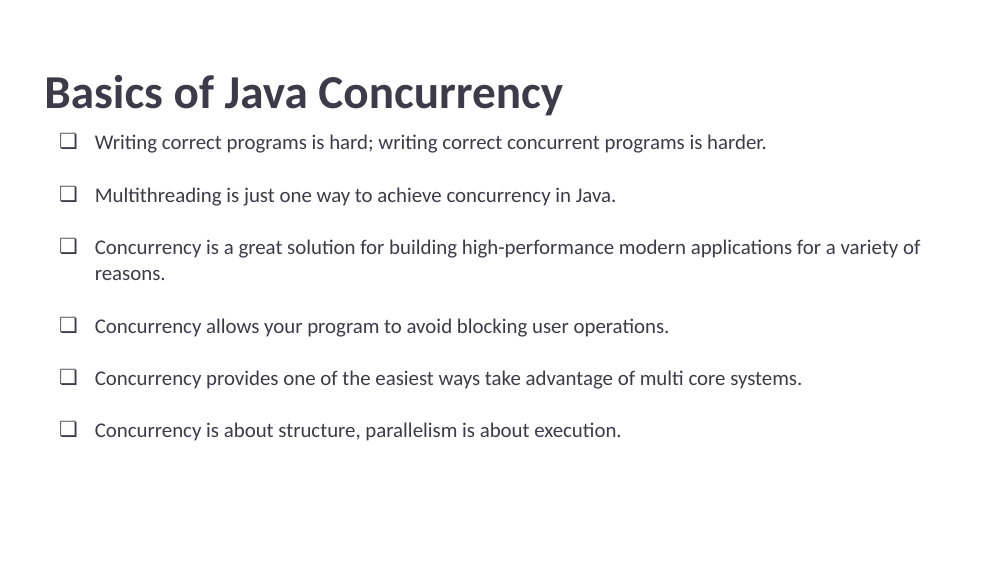
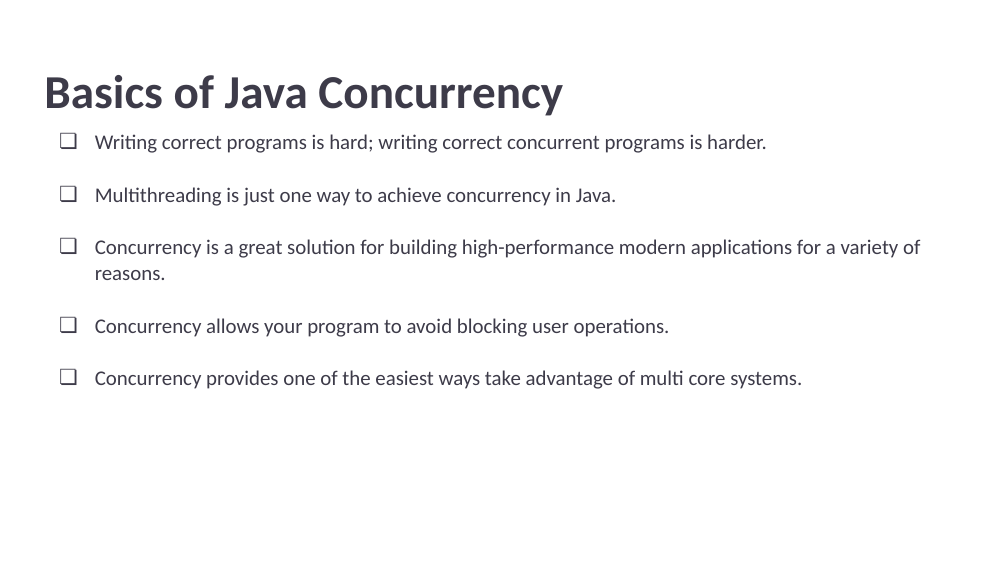
Before and after one commit to ankit741/java-performance-issues, a slide deck: slide 12 of src/main/resources/Java Performance & Concurrency_ A Deep Dive.pptx (slide 6 before the commit). Drawn at 1008x567 pixels with LibreOffice and Linux fonts; fonts in the diff are those of the drawing. Boxes give left, top, right and bottom in pixels: in the first picture for what was removed or moved away, otherwise in the second. Text is boxed around its words. In the diff, an @@ line names an element or a change of style, - is before the commit and + after.

Commit message:
java perf changes

```diff
--- a/src/main/resources/Java Performance & Concurrency_ A Deep Dive.pptx
+++ b/src/main/resources/Java Performance & Concurrency_ A Deep Dive.pptx
@@ text at (95,422,621,441): paragraph removed @@
-❏ Concurrency is about structure, parallelism is about execution.
```
Also in this commit, not shown: 10 slides added, 2 slides removed, 8 other files.
